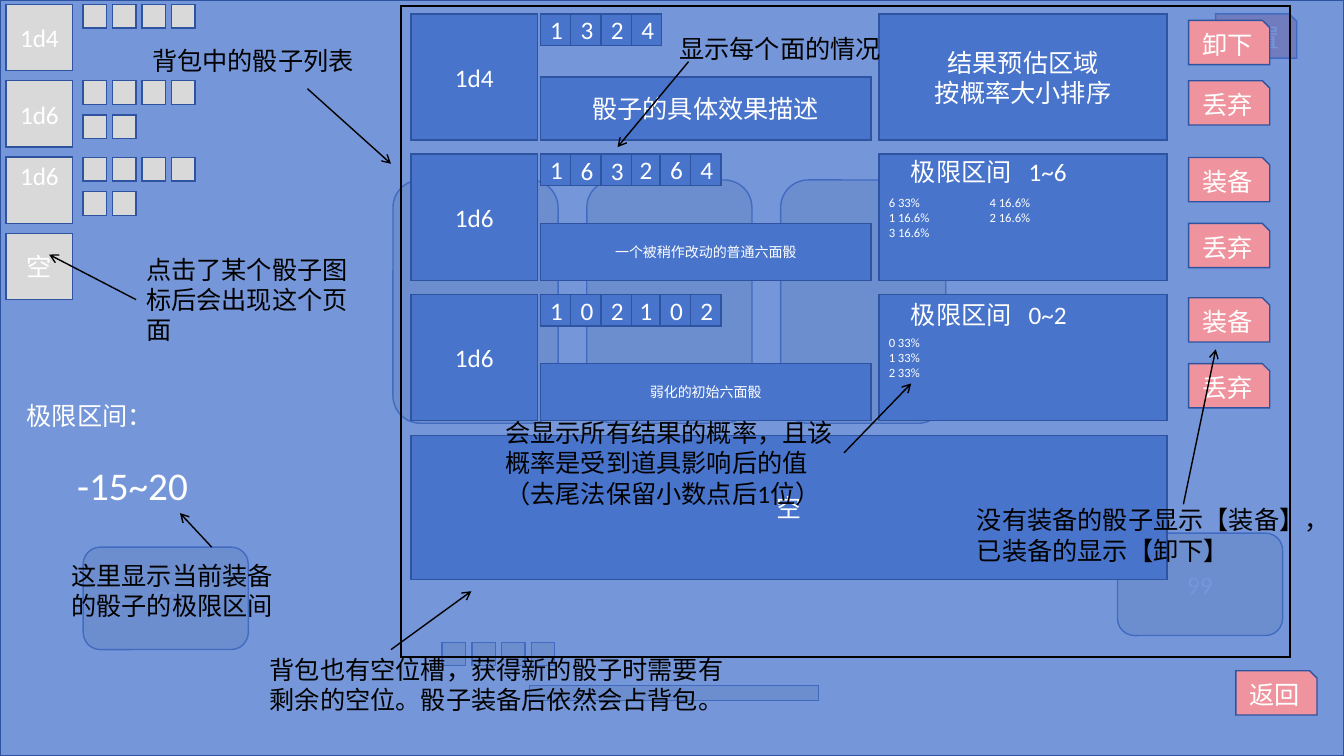
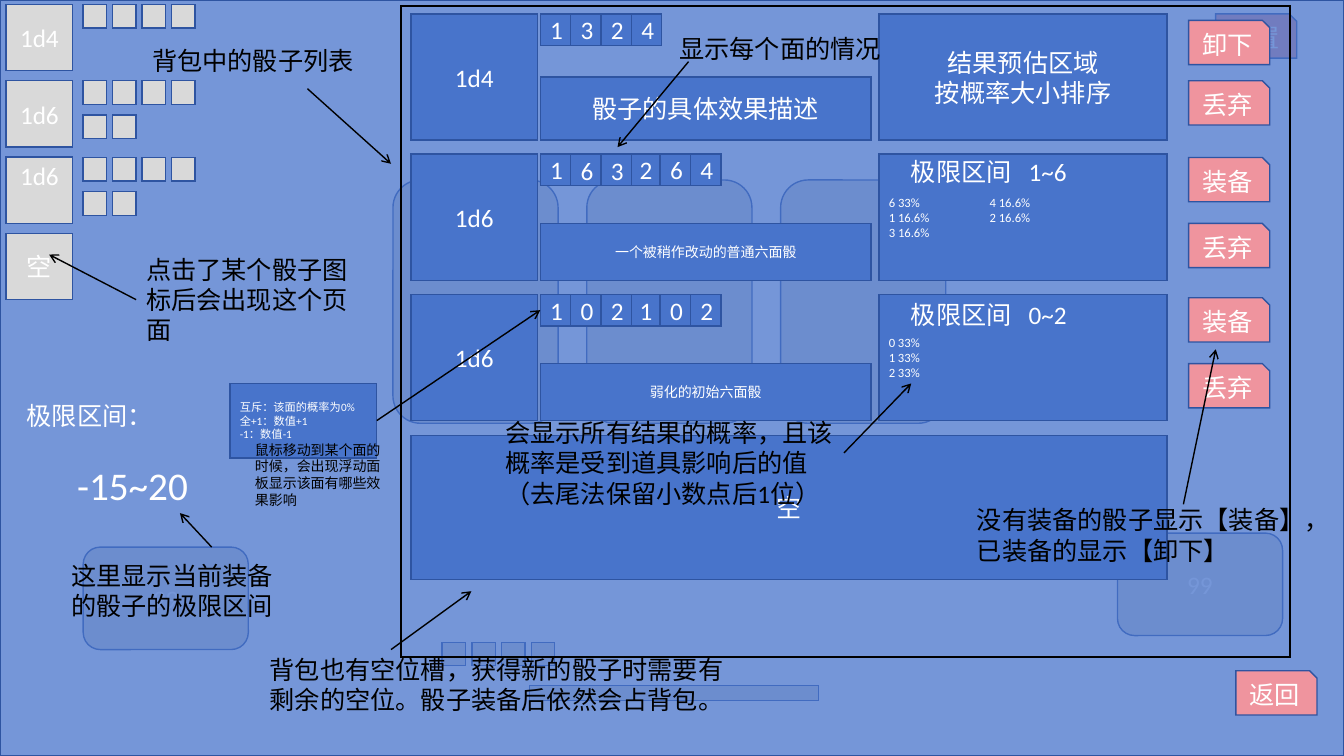
Before and after one commit to Crazyfengyi/DiceWarrior, a slide deck: slide 6 of 策划/UI相关.pptx (slide 4 before the commit). Drawn at 1344x756 pixels with LibreOffice and Linux fonts; fonts in the diff are those of the drawing. Boxes give left, top, right and bottom in pixels: in the first picture for what was removed or moved away, otherwise in the second. Text is boxed around its words. In the diff, an @@ line names an element or a change of style, - is before the commit and + after.

```diff
--- a/策划/UI相关.pptx
+++ b/策划/UI相关.pptx
@@ arrow added from (377, 420) to (540, 311), #000000 1 pt @@
@@ rectangle added at (230, 383, 377, 458), fill #4874CB, outline #2E54A1 1 pt, 8 pt, text #FFFFFF @@
+互斥：该面的概率为0%
+全+1：数值+1
+-1：数值-1
@@ text added at (255, 441, 381, 506), 10 pt, text #000000 @@
+鼠标移动到某个面的时候，会出现浮动面板显示该面有哪些效果影响
```
Also in this commit, not shown: 3 other slides changed, 2 slides added, 2 other files.
